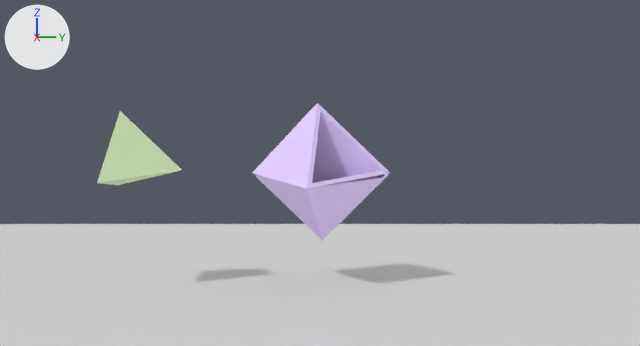
Renders of the Blender file Esfera/src/test/Base.blend from each side of a commit.
Camera for both pictures: the file's camera 'Camera'. The lights are fixed; the arrows at upper left show +X, +Y and +Z.

Objects in the first picture: 'Octaedro', 'Plane', 'Tetraedro'.
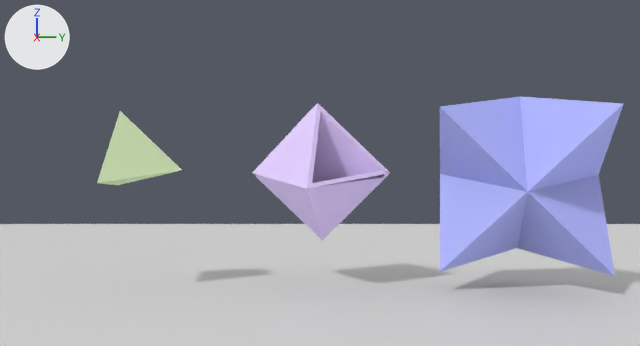
Commit message: cambios pequenios

Boxes (x1, y1, x2, y2) around the edits, measured in the pictures (640 x 346 px):
'TapaCubo1', added (blue)
    after: (440, 96, 624, 276)

The change, as a list of edits to the scene's bpy script:
```text
Add mat_plasticotapa:
    mat_plasticotapa = diffuse_material('PlasticoTapa')
    mat_plasticotapa.base_color = (0.453, 0.49, 1.0)  # blue #b3baff
Add me_obj_000006:
    me_obj_000006.from_pydata(...)  # 518 vertices, 152 faces, 23 loose edges; spans x -28.7..26.7, y -15.6..37.2, z -38.2..23.6
    me_obj_000006.materials.append(mat_plasticotapa)  # blue #b3baff
Add ob_tapacubo1:
    ob_tapacubo1 = bpy.data.objects.new('TapaCubo1', me_obj_000006)
    ob_tapacubo1.location = (0.0, 7.0, 0.0)
    ob_tapacubo1.rotation_euler = (0.349, 0.0, -1.745)  # degrees (20, 0, -100)
    ob_tapacubo1.scale = (0.1, 0.1, 0.1)
```
